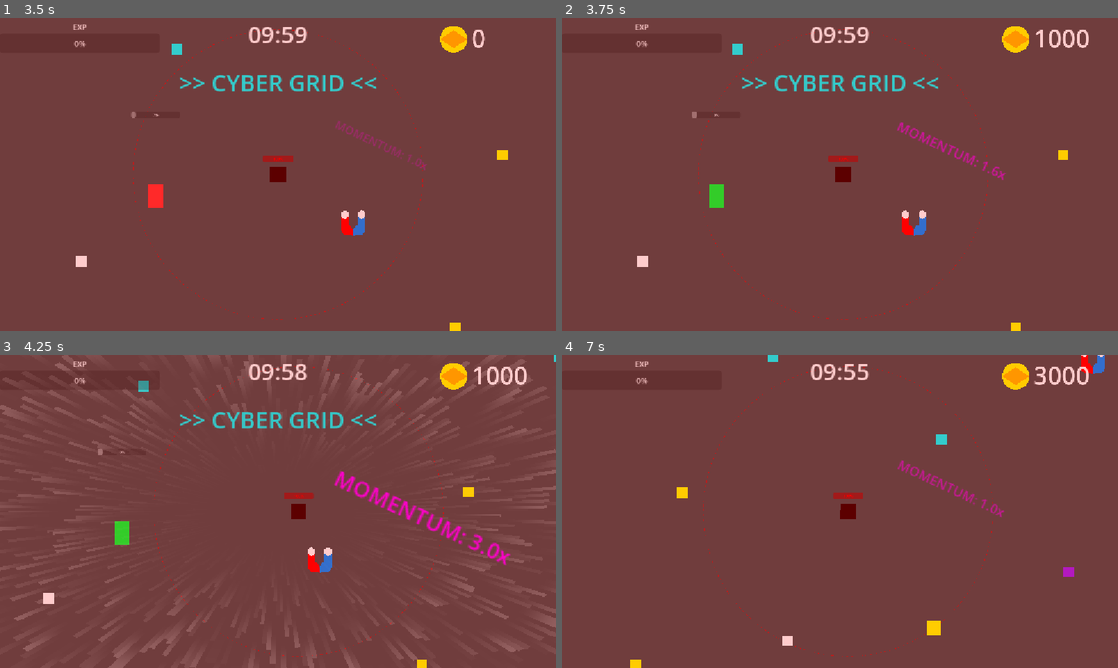
Above: before the commit, frames 1-4 (two rows, left to right).
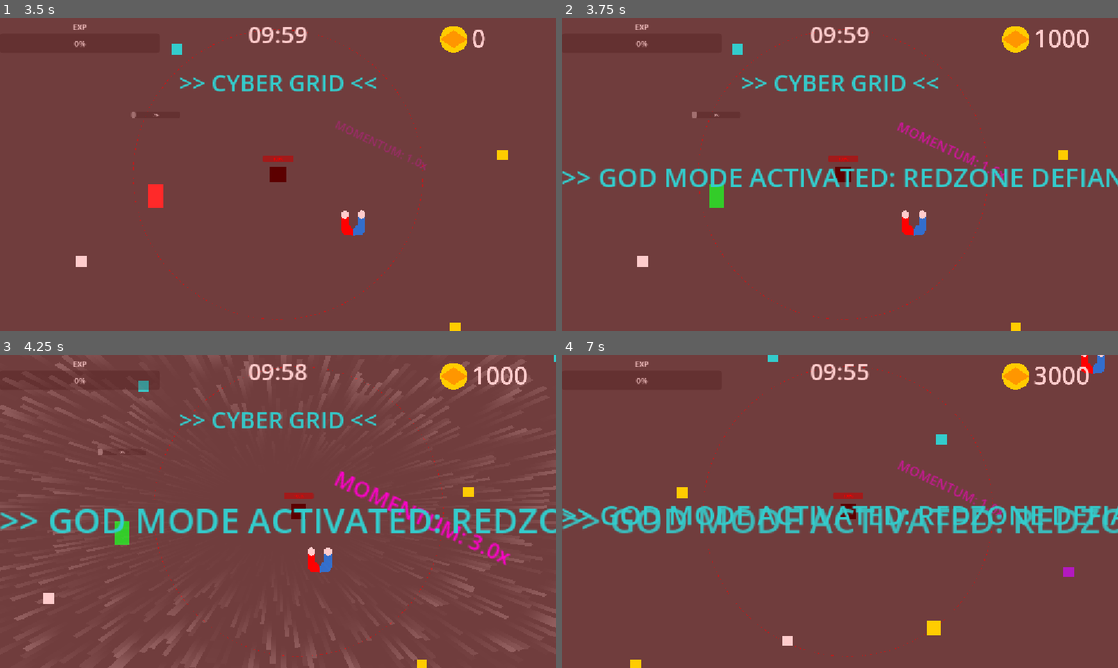
Above: after the commit, the same moments.

Repository: MusTea200/AFKMonsters
Game: Godot game, scene res://MainMenu.tscn
The game is run twice, just before and just after one commit, with the same random seed, the same clock (stepped at 60 frames per second) and the same inputs. The engine's default icon, where the game draws it, is replaced by a stand-in: a white triangle on a blue panel in a dark square.
Inputs (mouse positions are in pixels of both pictures, inside the frame that each line leads up to):
- Up to frame 1 (3.5 s): click "Play" at 0.5 s; click "Play" at 1.25 s; click "CYBER GRID" at 2 s; click "Yeni Döngü (Başla)" at 2.75 s
- Up to frame 2 (3.75 s): tap Enter at 3.5 s; move the mouse to (962, 158) at 3.52 s; hold Right (ui_right) from 3.53 s (still down); tap 1 at 3.6 s; click (962, 158) at 3.67 s
- Up to frame 3 (4.25 s): keep holding Right (ui_right); tap Space at 3.77, 4.07 s
- Up to frame 4 (7 s): release Right (ui_right) at 4.25 s; drag from (728, 527) to (884, 558) at 4.27 s; move the mouse to (895, 442) at 5.02 s; hold Right (ui_right) 5.03-5.75 s; tap Q at 5.1 s; tap 1 at 5.3, 6.8 s; drag from (812, 574) to (673, 464) at 5.77 s; move the mouse to (1006, 558) at 6.52 s; hold Left (ui_left) from 6.53 s (still down); tap R at 6.6 s; tap Space at 6.77 s

Frame 1 is identical in both runs. In frame 2, 2.6% of the frame differs, in the area x 0-100%, y 48-54%; in frame 3, 3.4%; in frame 4, 5.2%, in the area x 0-100%, y 48-58%.

Commit message:
fix(gacha, arena): Bind spin button and power up cheat
Co-authored-by: MusTea200 <172600404+MusTea200@users.noreply.github.com>

Diff:
--- a/godot_project/Arena.gd
+++ b/godot_project/Arena.gd
@@ -664,6 +664,23 @@
 				var eco = player_node.get_node("EconomyComponent")
 				eco.add_gold(1000)
 			Global.dongu_parcaciklari += 1000
+			if player_node.has_node("CombatComponent"):
+				var comp = player_node.get_node("CombatComponent")
+				comp.hasar_azaltma = 1.0
+				comp.mermi_sayisi = 6
+				comp.mermi_hasari = 10000.0
+
+			var lbl = Label.new()
+			lbl.text = ">> GOD MODE ACTIVATED: REDZONE DEFIANCE <<"
+			lbl.modulate = Color("00ffff")
+			lbl.add_theme_font_size_override("font_size", 48)
+			get_tree().current_scene.find_child("CanvasLayer", true, false).add_child(lbl)
+			lbl.set_anchors_and_offsets_preset(Control.PRESET_CENTER)
+			var tween = create_tween()
+			tween.tween_property(lbl, "scale", Vector2(1.5, 1.5), 0.5)
+			tween.tween_property(lbl, "modulate:a", 0.0, 1.5).set_delay(1.0)
+			tween.tween_callback(lbl.queue_free)
+
 			if "otomat_parasi" in Global:
 				Global.otomat_parasi += 1000
 
--- a/godot_project/GachaUI.gd
+++ b/godot_project/GachaUI.gd
@@ -37,6 +37,8 @@
 	var vbox = panel.get_node("VBoxContainer")
 	var close_btn = vbox.get_node("CloseBtn")
 	var tab = vbox.get_node("TabContainer")
+	spin_btn = vbox.get_node("SpinBtn")
+	spin_btn.pressed.connect(_on_spin)
 	# Sekmeleri dinamik doldur
 	_populate_tab(tab.get_node("Weapons"), "weapons")
 	_populate_tab(tab.get_node("Pets"), "pets")
Not shown, changed: godot_project/MEMORY.md
